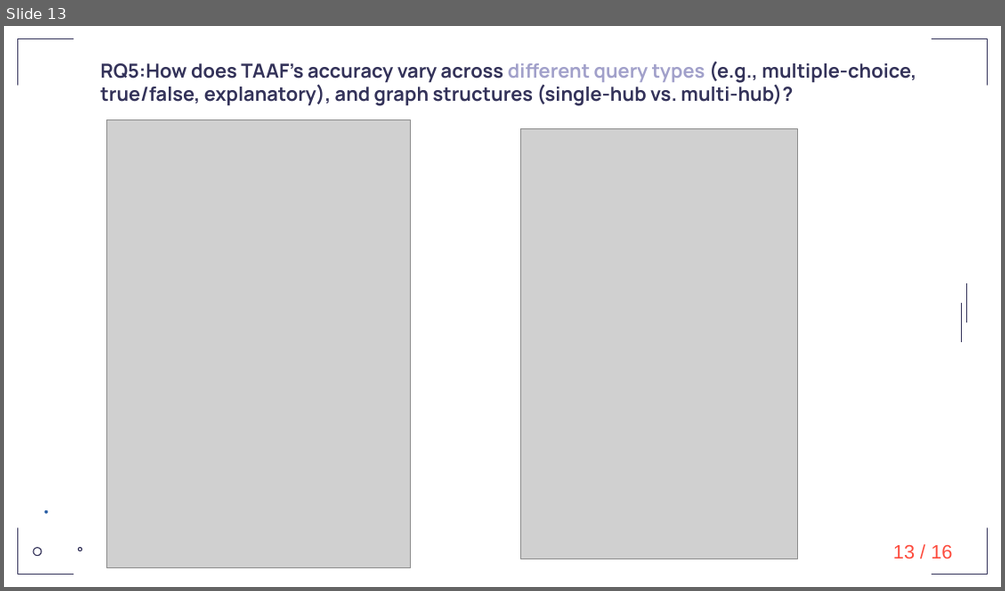
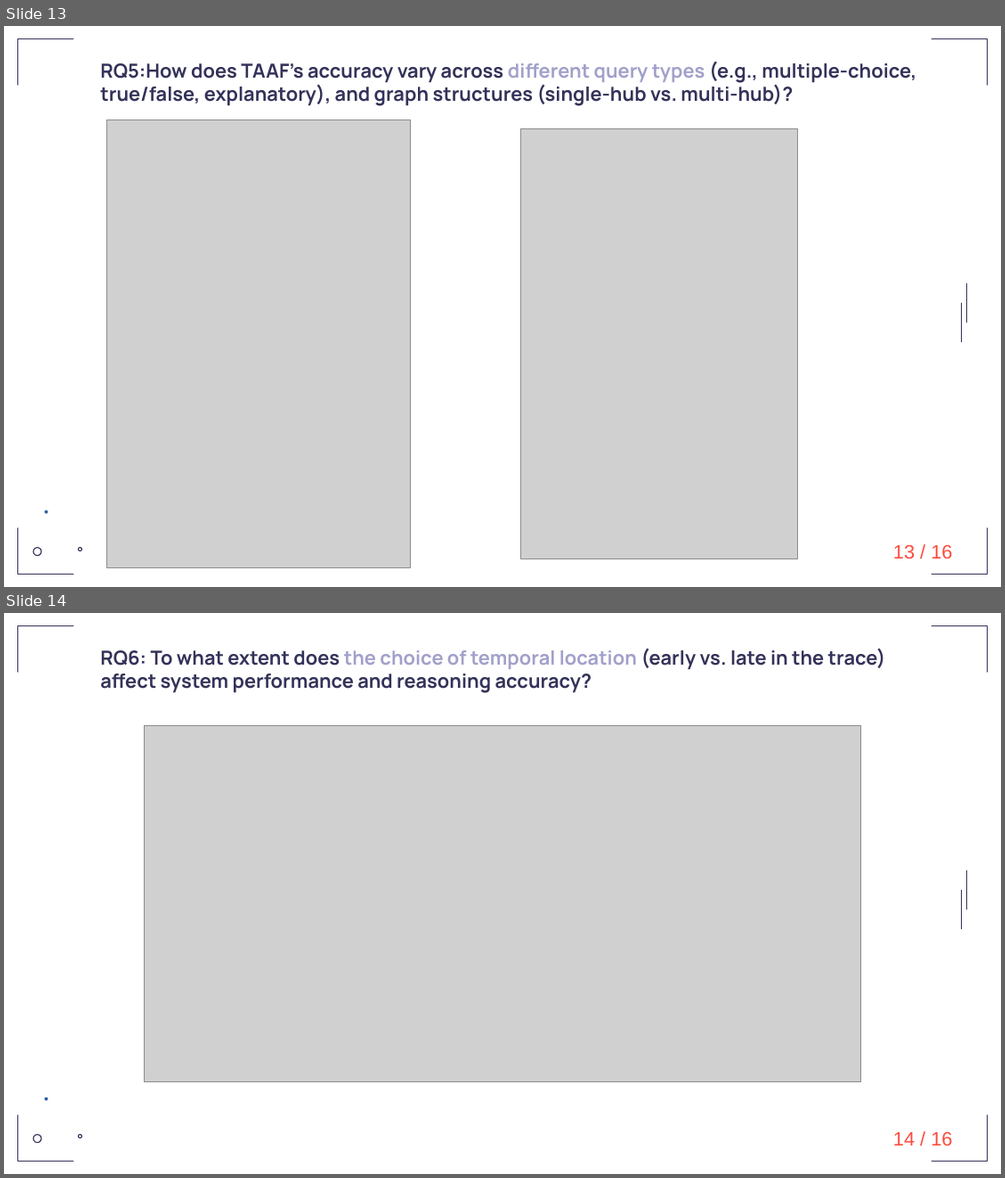
Before and after one commit to Alireza-Ezaz/TAAF-LLM-KG-State-System-, a slide deck: results/Evaluation.pptx. Shown one above the other, each under a label of ours: slide 13 before the commit, slides 13 and 14 after it. The pictures are 1005x591 and 1005x1178 pixels, drawn with LibreOffice and Linux fonts; fonts in the diff are those of the drawing; grey boxes stand for pictures. Boxes give left, top, right and bottom in pixels: in the first picture for what was removed or moved away, otherwise in the second. Text is boxed around its words. In the diff, an @@ line names an element or a change of style, - is before the commit and + after.

```diff
--- a/results/Evaluation.pptx
+++ b/results/Evaluation.pptx
@@ slide 14 added at (4,613,1001,1174), background #FFFFFF; not listed: 9 template elements that a slide beside it also shows @@
@@ title added at (100,648,886,693), 14 pt, text #333259, bold @@
+RQ6: To what extent does the choice of temporal location (early vs. late in the trace) affect system performance and reasoning accuracy?
@@ picture added at (144,726,860,1081) @@
@@ text added at (893,1132,952,1145), 14 pt, text #FD4B3D @@
+14 / 16
```
Also in this commit, not shown: 1 slide changed, 1 other slide added.
